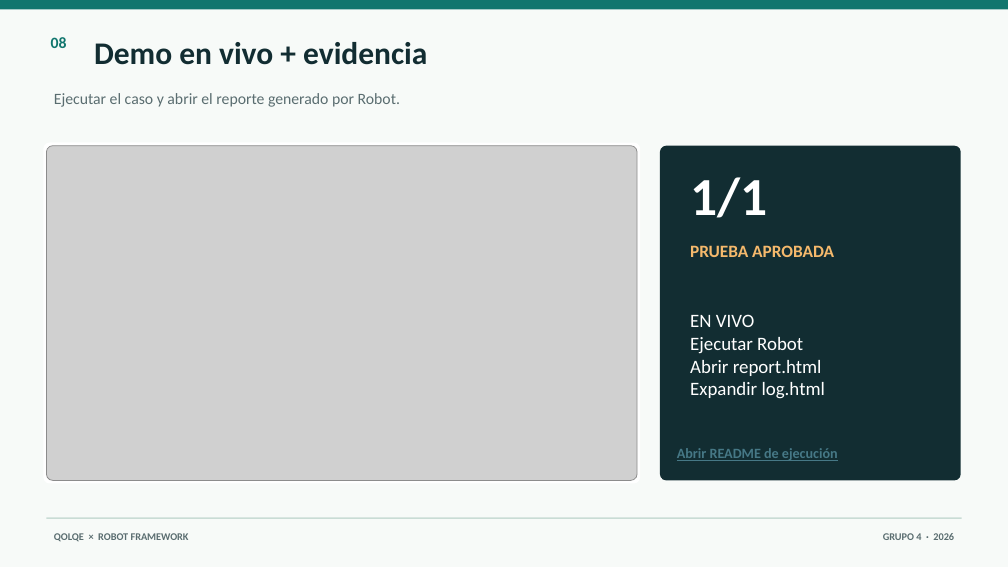
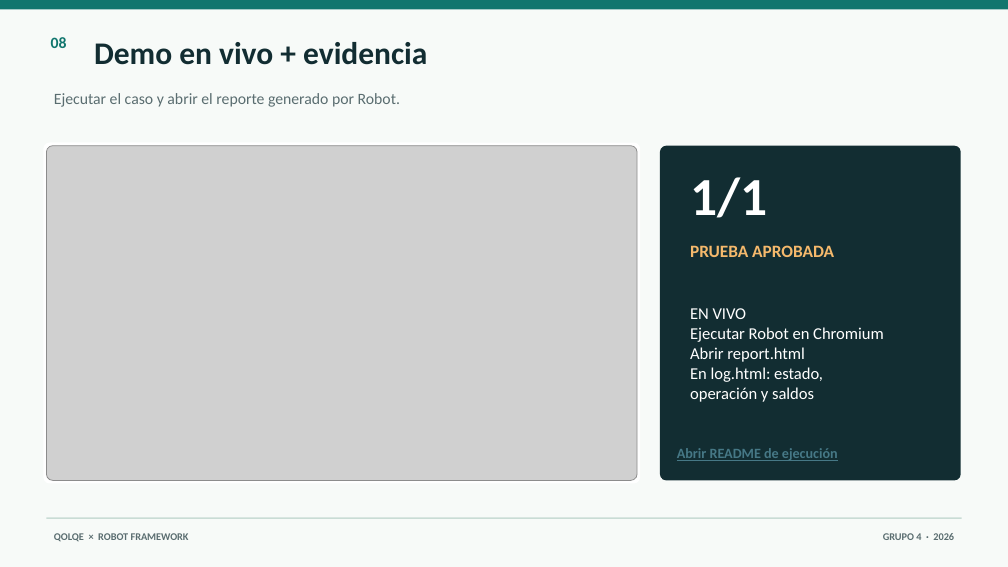
Before and after one commit to Joharjbe/qolqe-wallet, a slide deck: slide 8 of docs/Presentacion_Robot_Framework_G4_visual.pptx. Drawn at 1008x567 pixels with LibreOffice and Linux fonts; fonts in the diff are those of the drawing; grey boxes stand for pictures. Boxes give left, top, right and bottom in pixels: in the first picture for what was removed or moved away, otherwise in the second. Text is boxed around its words. In the diff, an @@ line names an element or a change of style, - is before the commit and + after.

Commit message:
Align visible slide text with presentation script

```diff
--- a/docs/Presentacion_Robot_Framework_G4_visual.pptx
+++ b/docs/Presentacion_Robot_Framework_G4_visual.pptx
@@ text at box(690, 327, 883, 342): text changed; size 18 to 15.8 pt @@
-Ejecutar Robot
+Ejecutar Robot en Chromium
@@ text at box(690, 308, 805, 362): size 18 to 15.8 pt in "EN VIVO", "Abrir report.html" @@
@@ text at box(690, 367, 823, 402): text changed; size 18 to 15.8 pt @@
-Expandir log.html
+En log.html: estado,
+operación y saldos
```
Also in this commit, not shown: 9 other slides changed, 1 other file.
